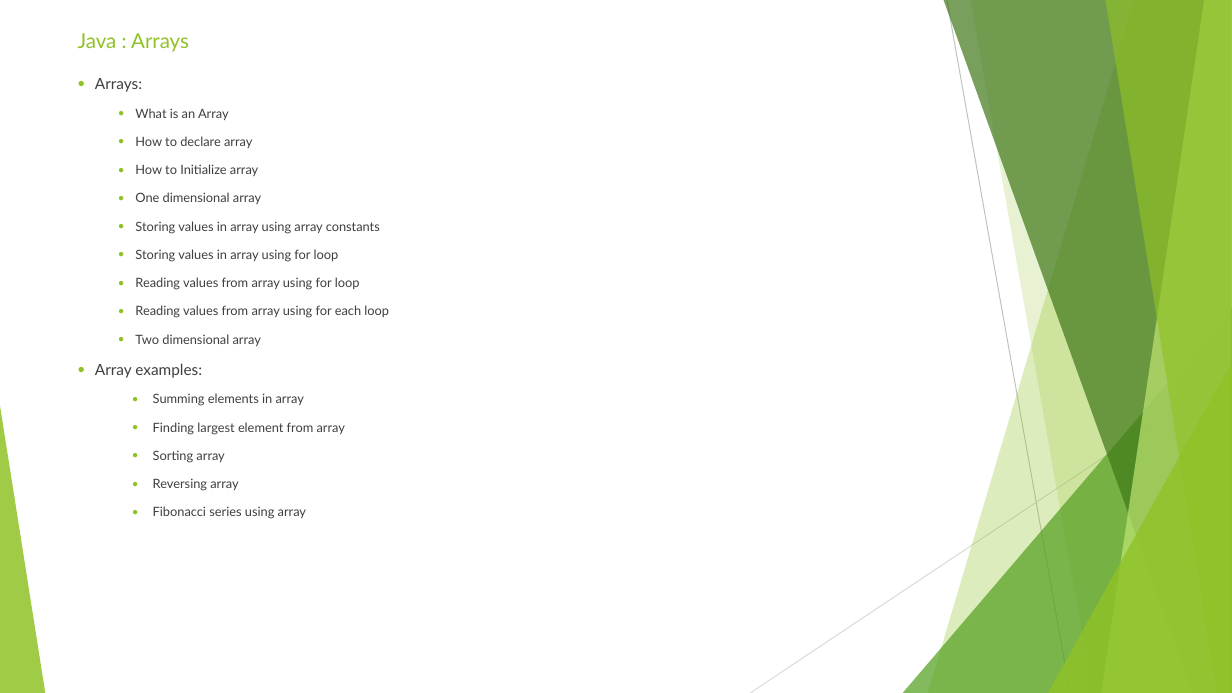
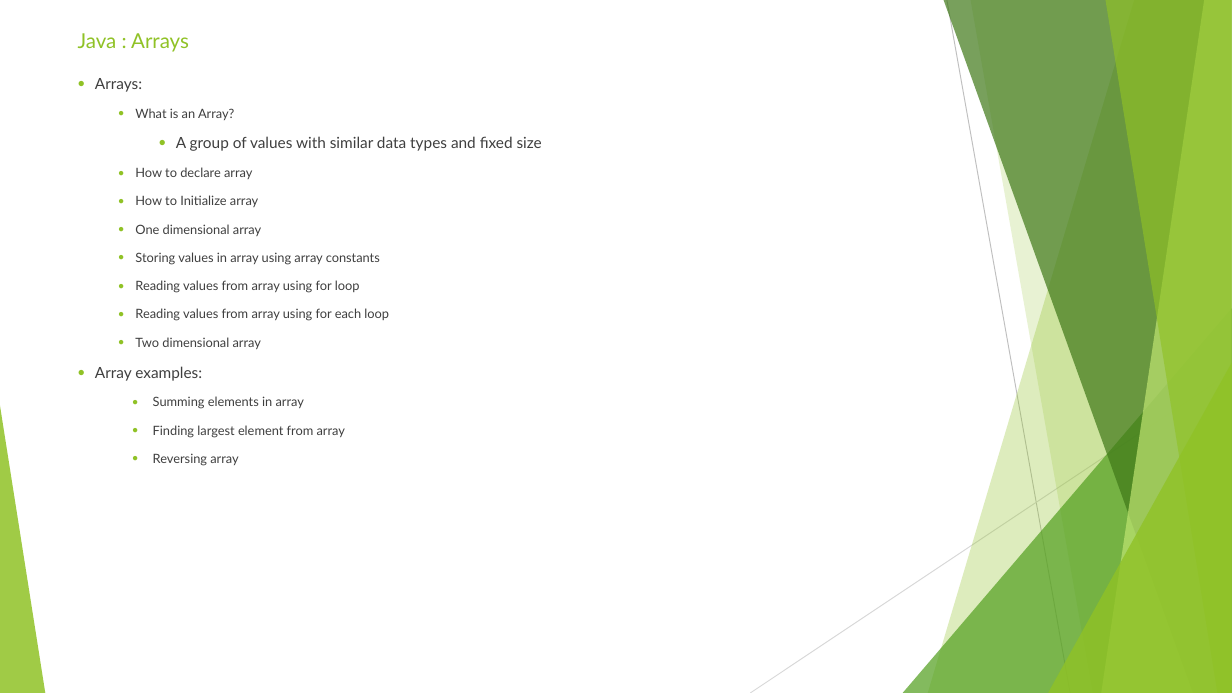
Before and after one commit to sidissir/mk-java-training, a slide deck: slide 16 of AutomationPPT.pptx. Drawn at 1232x693 pixels with LibreOffice and Linux fonts; fonts in the diff are those of the drawing. Boxes give left, top, right and bottom in pixels: in the first picture for what was removed or moved away, otherwise in the second. Text is boxed around its words. In the diff, an @@ line names an element or a change of style, - is before the commit and + after.

Commit message:
Java Day 3

```diff
--- a/AutomationPPT.pptx
+++ b/AutomationPPT.pptx
@@ text at [135,108,542,151]: text changed; size 10 to 12 pt @@
-  ● What is an Array
+  ● What is an Array?
+    ● A group of values with similar data types and fixed size
@@ text at [135,249,339,262]: paragraph removed @@
-  ● Storing values in array using for loop
@@ text at [153,450,224,463]: paragraph removed @@
-  ● Sorting array
@@ text at [153,506,306,519]: paragraph removed @@
-  ● Fibonacci series using array
```
Also in this commit, not shown: 15 other files.
